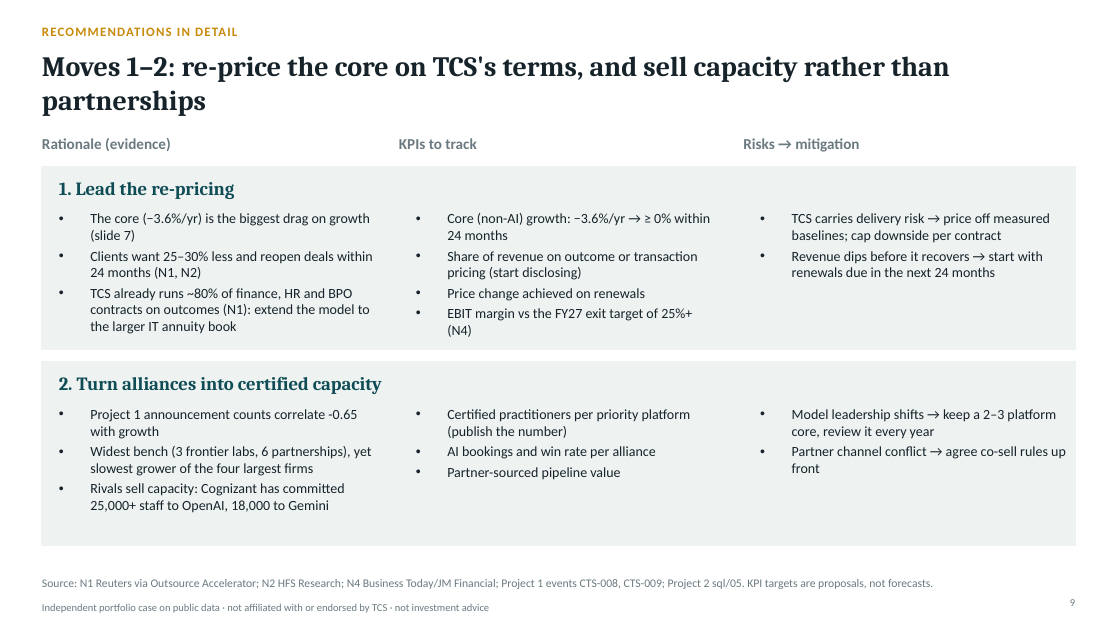
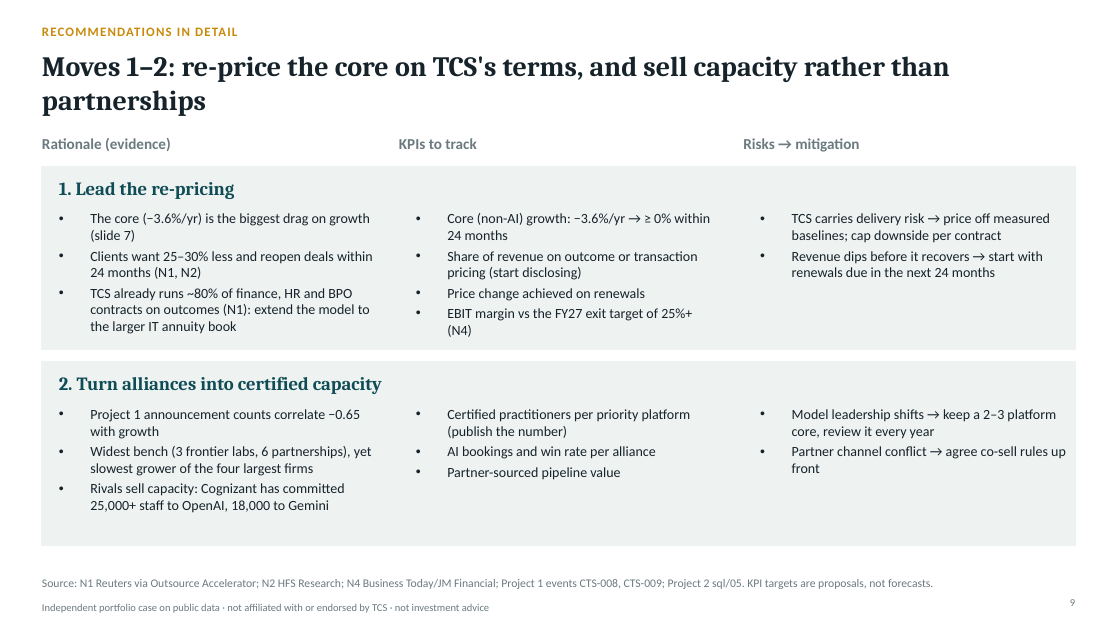
Before and after one commit to lokpriye96/ai-consulting-report-genai-services, a slide deck: slide 9 of outputs/TCS_AI_Deflation_Strategy.pptx. Drawn at 1120x630 pixels with LibreOffice and Linux fonts; fonts in the diff are those of the drawing. Boxes give left, top, right and bottom in pixels: in the first picture for what was removed or moved away, otherwise in the second. Text is boxed around its words. In the diff, an @@ line names an element or a change of style, - is before the commit and + after.

```diff
--- a/outputs/TCS_AI_Deflation_Strategy.pptx
+++ b/outputs/TCS_AI_Deflation_Strategy.pptx
@@ text at bbox=[90, 409, 360, 439]: text changed @@
-• Project 1 announcement counts correlate -0.65 with growth
+• Project 1 announcement counts correlate −0.65 with growth
```
Also in this commit, not shown: 7 other slides changed, 12 other files.
